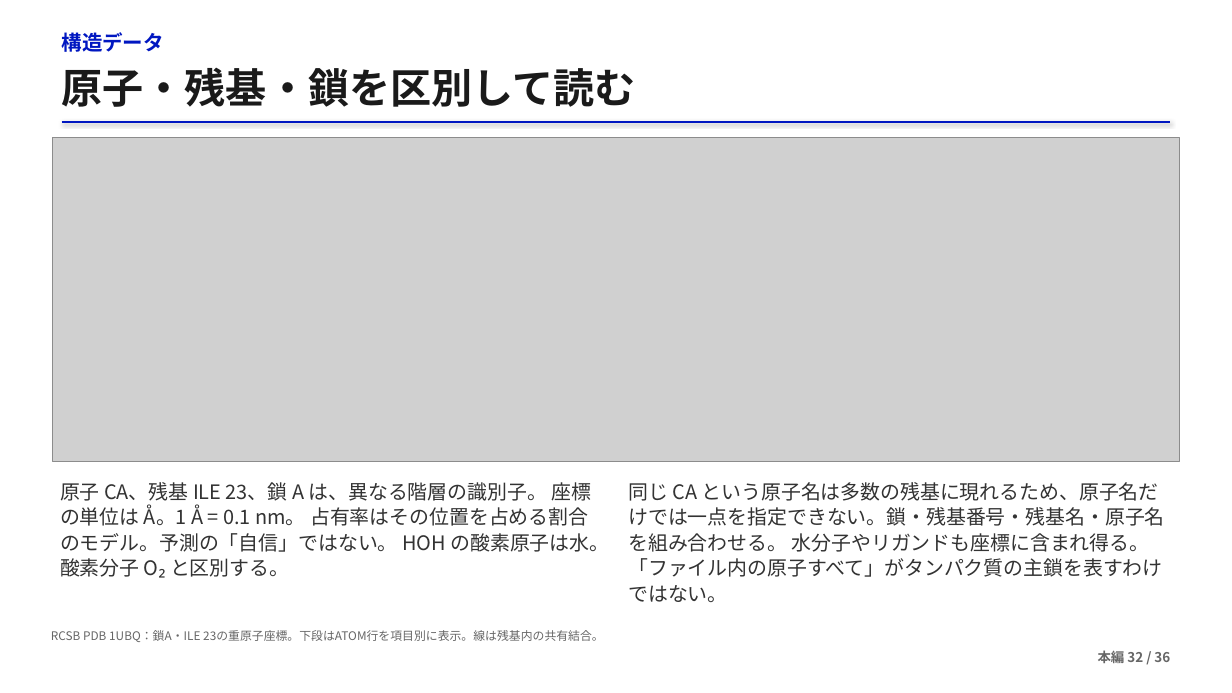
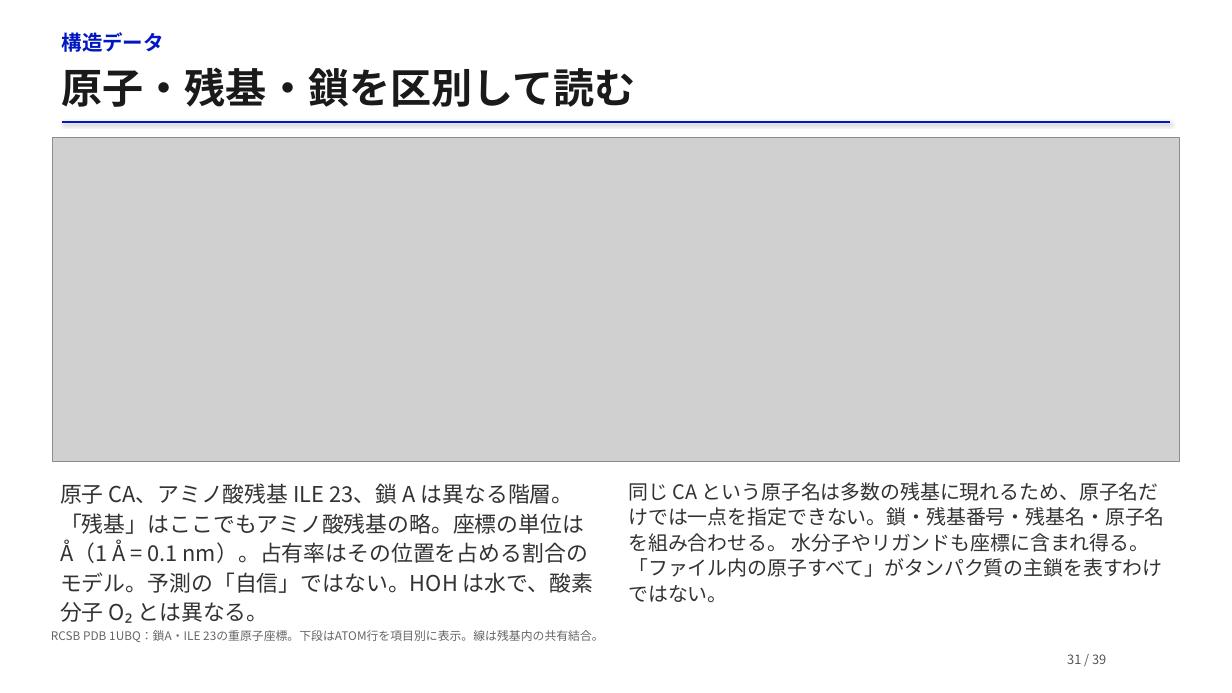
Before and after one commit to matsunagalab/lecture_bioinfo, a slide deck: slide 31 of 03_タンパク質構造の基礎/03_タンパク質構造の基礎.pptx (slide 32 before the commit). Drawn at 1232x693 pixels with LibreOffice and Linux fonts; fonts in the diff are those of the drawing; grey boxes stand for pictures. Boxes give left, top, right and bottom in pixels: in the first picture for what was removed or moved away, otherwise in the second. Text is boxed around its words. In the diff, an @@ line names an element or a change of style, - is before the commit and + after.

```diff
--- a/03_タンパク質構造の基礎/03_タンパク質構造の基礎.pptx
+++ b/03_タンパク質構造の基礎/03_タンパク質構造の基礎.pptx
@@ text at (60, 483, 593, 622): text changed; size 15.5 to 17 pt @@
-原子 CA、残基 ILE 23、鎖 A は、異なる階層の識別子。 座標の単位は Å。1 Å = 0.1 nm。 占有率はその位置を占める割合のモデル。予測の「自信」ではない。 HOH の酸素原子は水。酸素分子 O₂ と区別する。
+原子 CA、アミノ酸残基 ILE 23、鎖 A は異なる階層。「残基」はここでもアミノ酸残基の略。座標の単位は Å（1 Å = 0.1 nm）。占有率はその位置を占める割合のモデル。予測の「自信」ではない。HOH は水で、酸素分子 O₂ とは異なる。
@@ text added at (1067, 654, 1106, 664), 10 pt, text #555555 @@
+31 / 39
@@ text removed at (1098, 650, 1170, 663) @@
-本編 32 / 36
```
Also in this commit, not shown: 23 other slides changed, 17 slides added, 14 slides removed, 2 other files.
